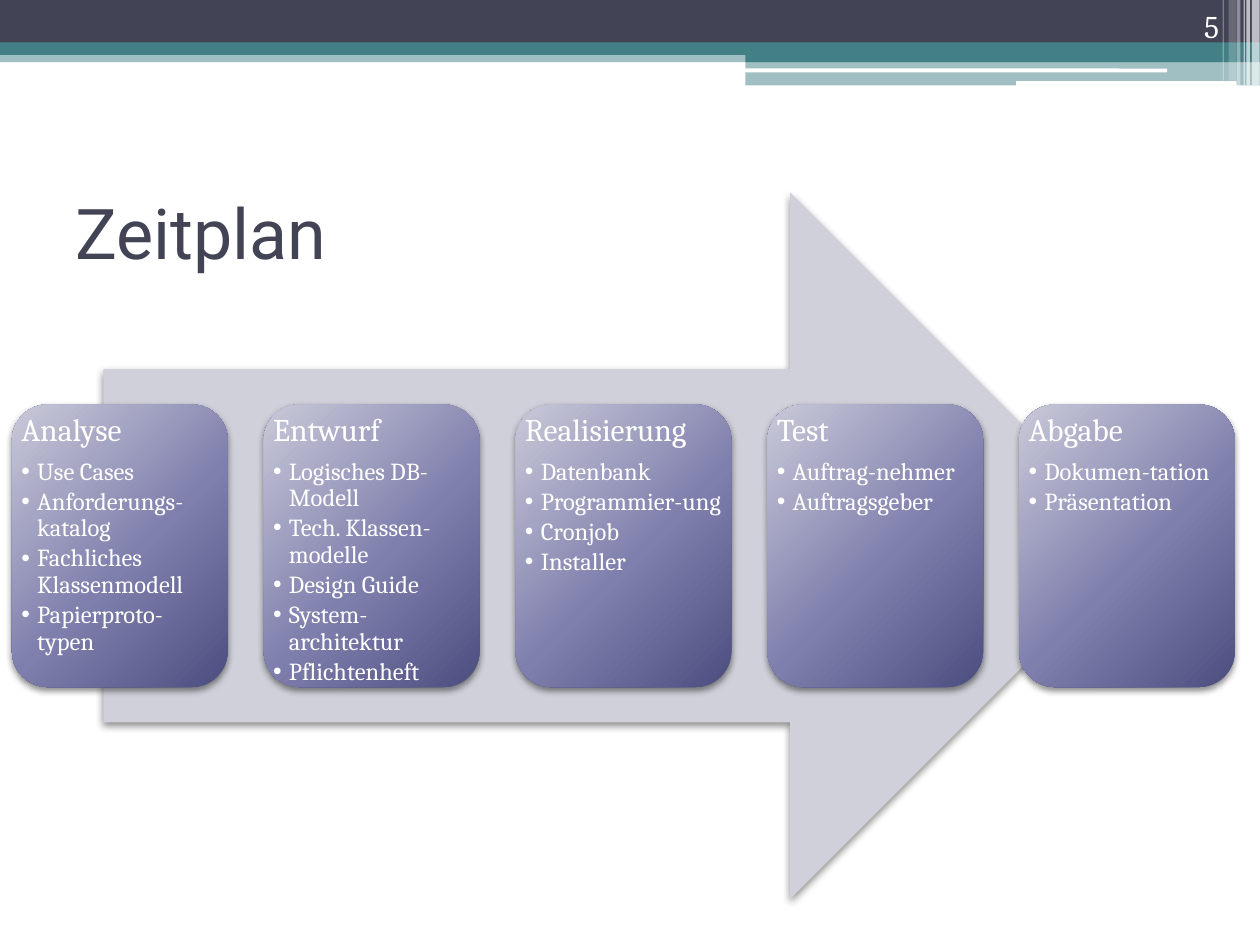
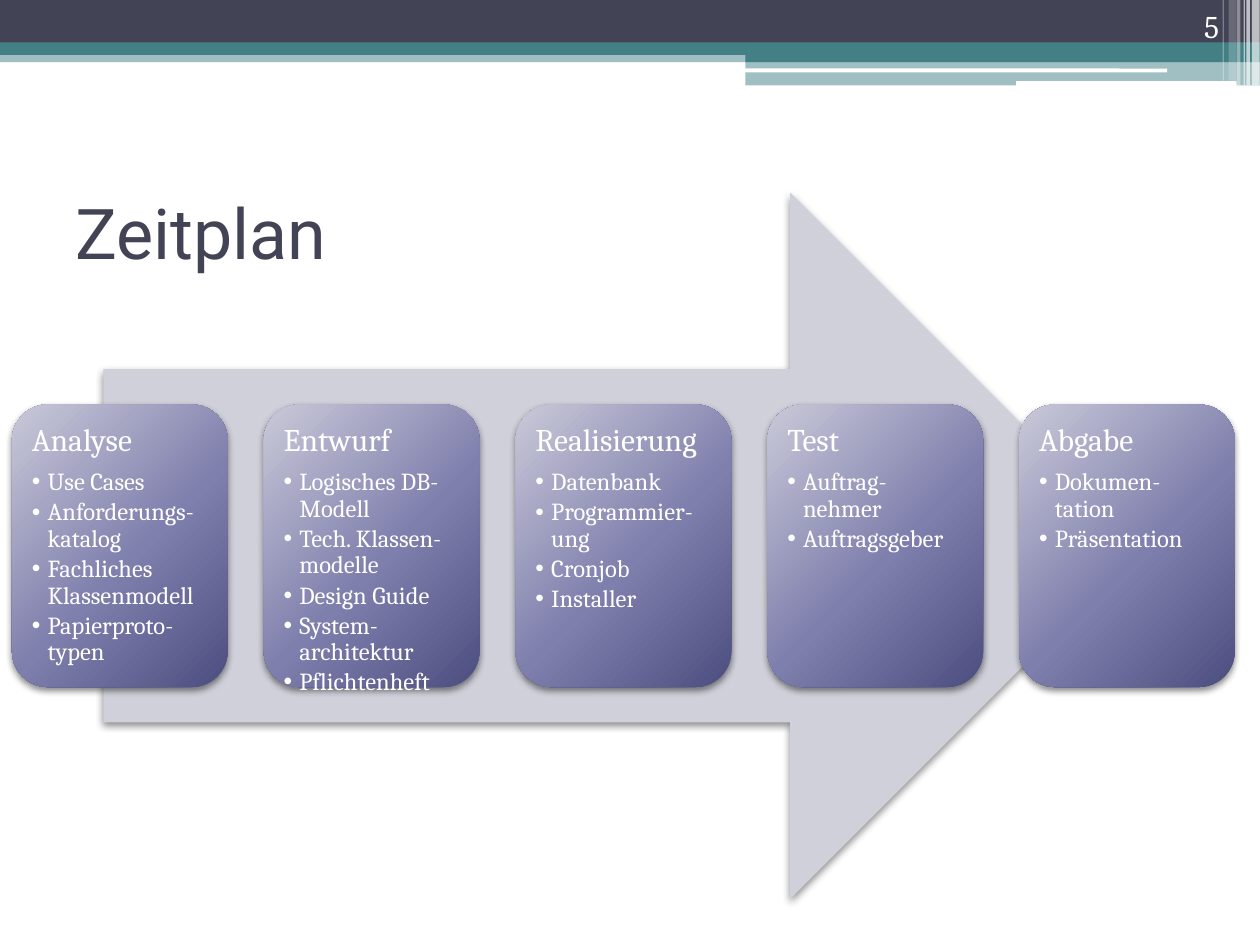
Before and after one commit to DanJoeHa/Fallstudie, a slide deck: slide 5 of Projektmanagement/Abschlusspräsentation.pptx. Drawn at 1260x945 pixels with LibreOffice and Linux fonts; fonts in the diff are those of the drawing. Boxes give left, top, right and bottom in pixels: in the first picture for what was removed or moved away, otherwise in the second. Text is boxed around its words. In the diff, an @@ line names an element or a change of style, - is before the commit and + after.

```diff
--- a/Projektmanagement/Abschlusspräsentation.pptx
+++ b/Projektmanagement/Abschlusspräsentation.pptx
@@ text "Analyse" rewrapped from bbox=[21, 412, 183, 655] to bbox=[32, 429, 194, 665] @@
@@ text "Entwurf" rewrapped from bbox=[273, 419, 430, 680] to bbox=[284, 429, 441, 660] @@
@@ text "Realisierung" rewrapped from bbox=[525, 419, 721, 570] to bbox=[535, 429, 696, 607] @@
@@ text "Test" rewrapped from bbox=[777, 413, 955, 515] to bbox=[787, 430, 943, 552] @@
@@ text "Abgabe" rewrapped from bbox=[1029, 412, 1209, 510] to bbox=[1039, 429, 1183, 547] @@
```
Also in this commit, not shown: 1 other slide changed, 1 other file.
